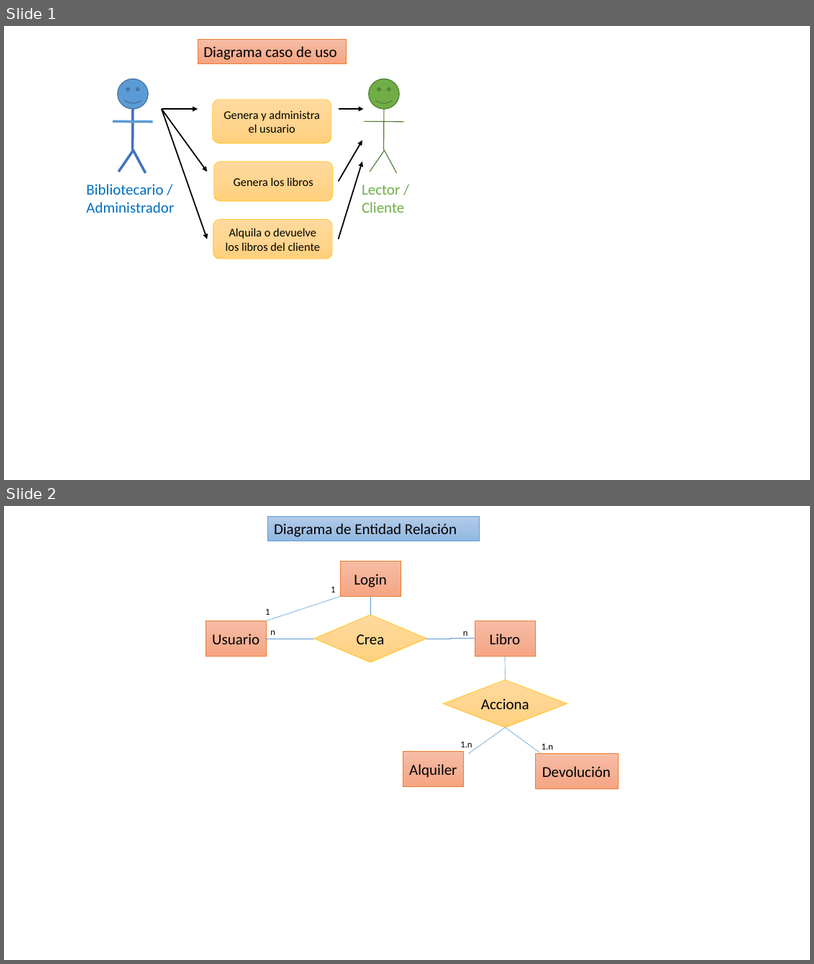
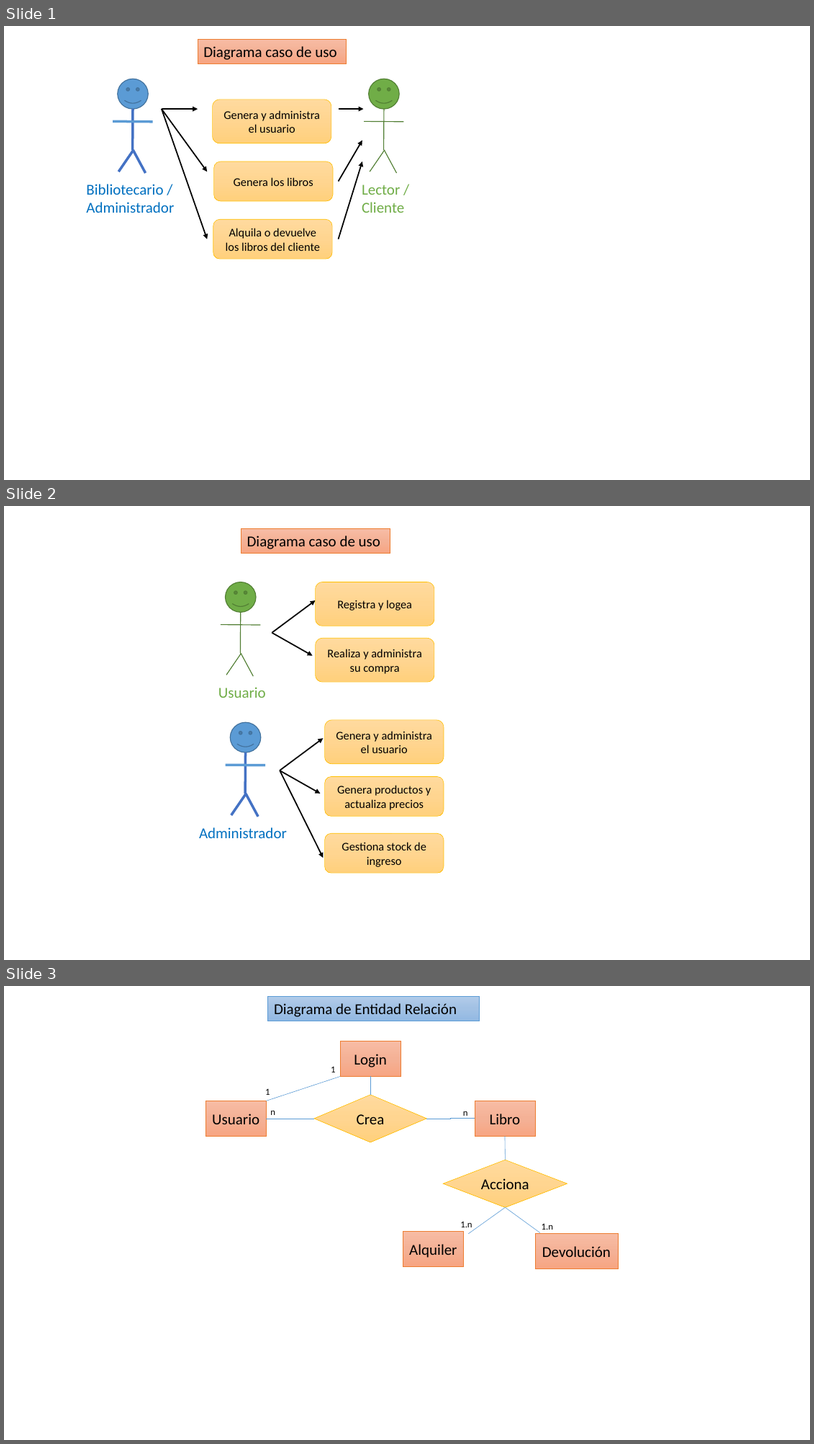
Before and after one commit to PPROF2-2022ProgWeb/g24-aula2-gimnasio-g24, a slide deck: Diagramas.pptx. Shown one above the other, each under a label of ours: slides 1 and 2 before the commit, slides 1, 2 and 3 after it. The pictures are 814x964 and 814x1444 pixels, drawn with LibreOffice and Linux fonts; fonts in the diff are those of the drawing. Boxes give left, top, right and bottom in pixels: in the first picture for what was removed or moved away, otherwise in the second. Text is boxed around its words. In the diff, an @@ line names an element or a change of style, - is before the commit and + after.

```diff
--- a/Diagramas.pptx
+++ b/Diagramas.pptx
@@ slide 2 added at (4,506,810,960), background #FFFFFF @@
@@ rectangle added at (241,529,390,554), fill gradient #F7BDA5 to #F5B196 to #F8A582, outline #ED7D31 0.5 pt, 18 pt, text #000000 @@
+Diagrama caso de uso
@@ rounded rectangle added at (316,582,435,626), fill gradient #FFDB9E to #FFD590 to #FFD07C, outline #FFC000 0.5 pt, 14 pt, text #000000 @@
+Registra y logea
@@ arrow added from (272, 633) to (316, 600), #000000 1.5 pt @@
@@ arrow added from (272, 633) to (313, 656), #000000 1.5 pt @@
@@ rounded rectangle added at (316,638,435,682), fill gradient #FFDB9E to #FFD590 to #FFD07C, outline #FFC000 0.5 pt, 14 pt, text #000000 @@
+Realiza y administra su compra
@@ group added at (219,582,266,698): 4 lines, 1 smiley face, 1 text @@
+Usuario
@@ rounded rectangle added at (325,720,445,764), fill gradient #FFDB9E to #FFD590 to #FFD07C, outline #FFC000 0.5 pt, 14 pt, text #000000 @@
+Genera y administra el usuario
@@ arrow added from (280, 770) to (324, 739), #000000 1.5 pt @@
@@ arrow added from (280, 770) to (320, 793), #000000 1.5 pt @@
@@ arrow added from (280, 770) to (324, 857), #000000 1.5 pt @@
@@ rounded rectangle added at (325,777,445,816), fill gradient #FFDB9E to #FFD590 to #FFD07C, outline #FFC000 0.5 pt, 14 pt, text #000000 @@
+Genera productos y actualiza precios
@@ group added at (199,722,287,838): 4 lines, 1 smiley face, 1 text @@
+Administrador
@@ rounded rectangle added at (325,834,445,872), fill gradient #FFDB9E to #FFD590 to #FFD07C, outline #FFC000 0.5 pt, 14 pt, text #000000 @@
+Gestiona stock de ingreso
@@ what was slide 2 is now slide 3 @@
```
Also in this commit, not shown: 2 other slides added, 32 other files.
